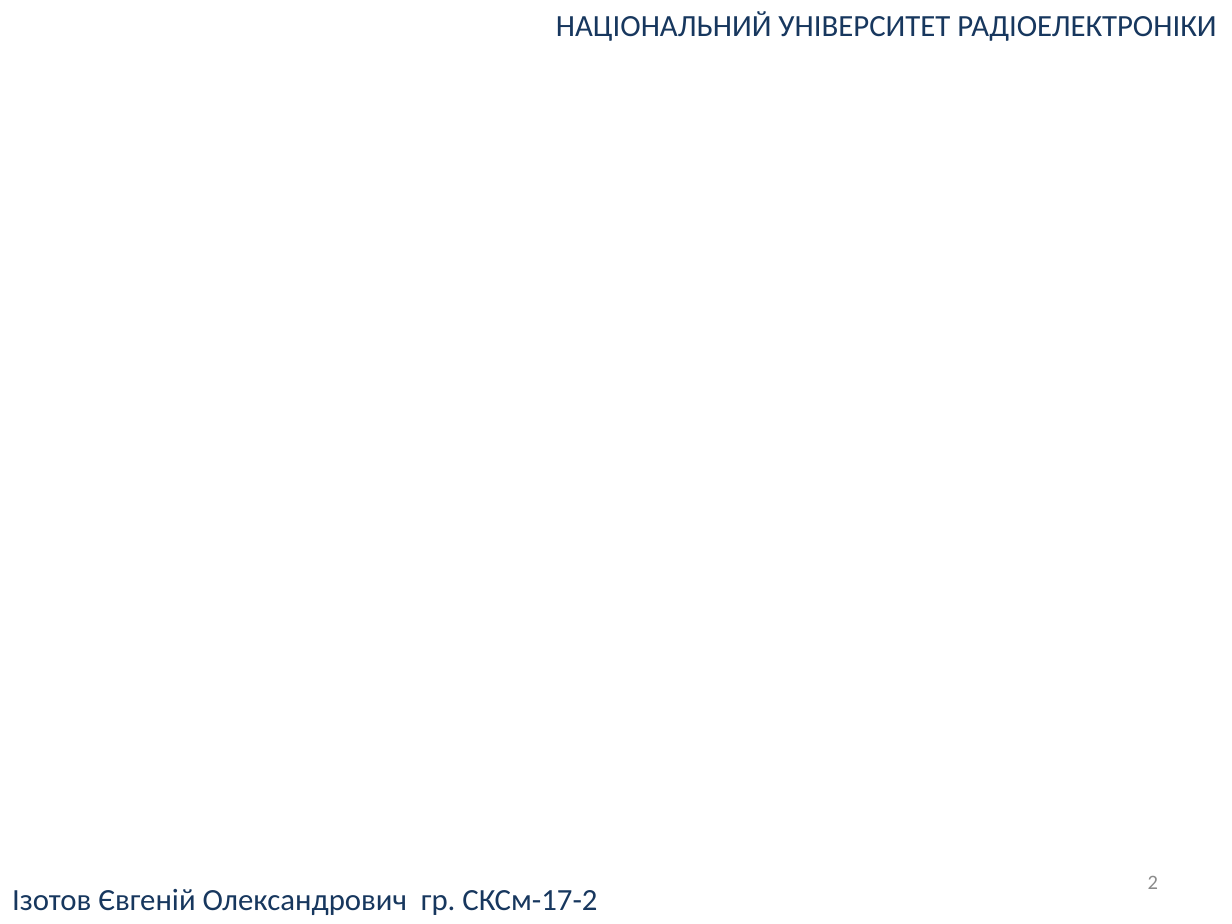
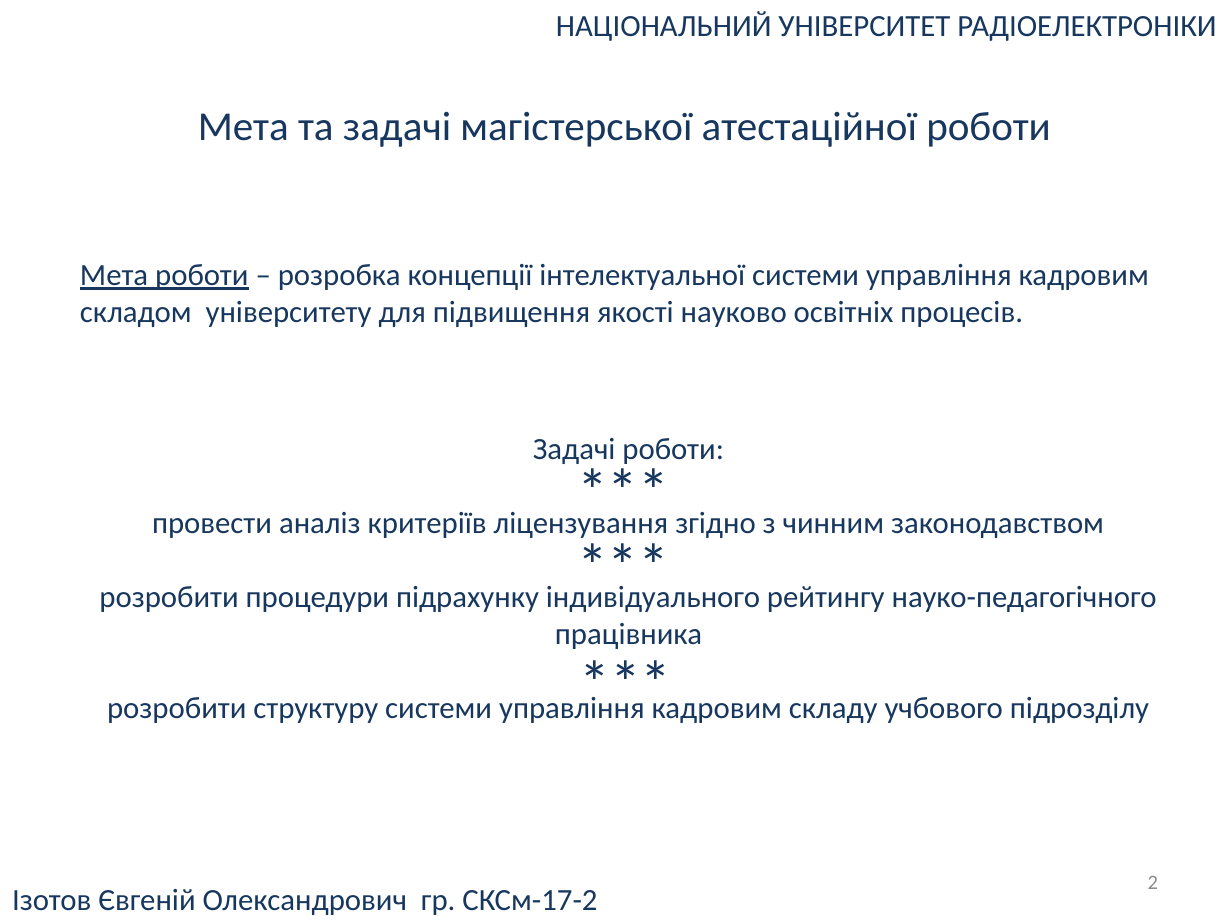
Before and after one commit to UdgineIzotov/diplom-doc, a slide deck: slide 2 of root/Презентация.pptx. Drawn at 1232x924 pixels with LibreOffice and Linux fonts; fonts in the diff are those of the drawing. Boxes give left, top, right and bottom in pixels: in the first picture for what was removed or moved away, otherwise in the second. Text is boxed around its words. In the diff, an @@ line names an element or a change of style, - is before the commit and + after.

```diff
--- a/root/Презентация.pptx
+++ b/root/Презентация.pptx
@@ text added at (198, 111, 1051, 147), 24 pt, text #17375E @@
+Мета та задачі магістерської атестаційної роботи
@@ text added at (80, 264, 1149, 327), 18 pt, text #17375E @@
+Мета роботи – розробка концепції інтелектуальної системи управління кадровим складом університету для підвищення якості науково освітніх процесів.
@@ text added at (107, 438, 1149, 723), 18 pt, text #17375E @@
+Задачі роботи:
+провести аналіз критеріїв ліцензування згідно з чинним законодавством
+розробити процедури підрахунку індивідуального рейтингу науко-педагогічного працівника
+розробити структуру системи управління кадровим складу учбового підрозділу
@@ text added at (565, 445, 685, 532), 36 pt, text #17375E @@
+***
@@ text added at (565, 520, 685, 607), 36 pt, text #17375E @@
+***
@@ text added at (568, 637, 687, 724), 36 pt, text #17375E @@
+***
```
Also in this commit, not shown: 5 other slides changed, 3 other files.
